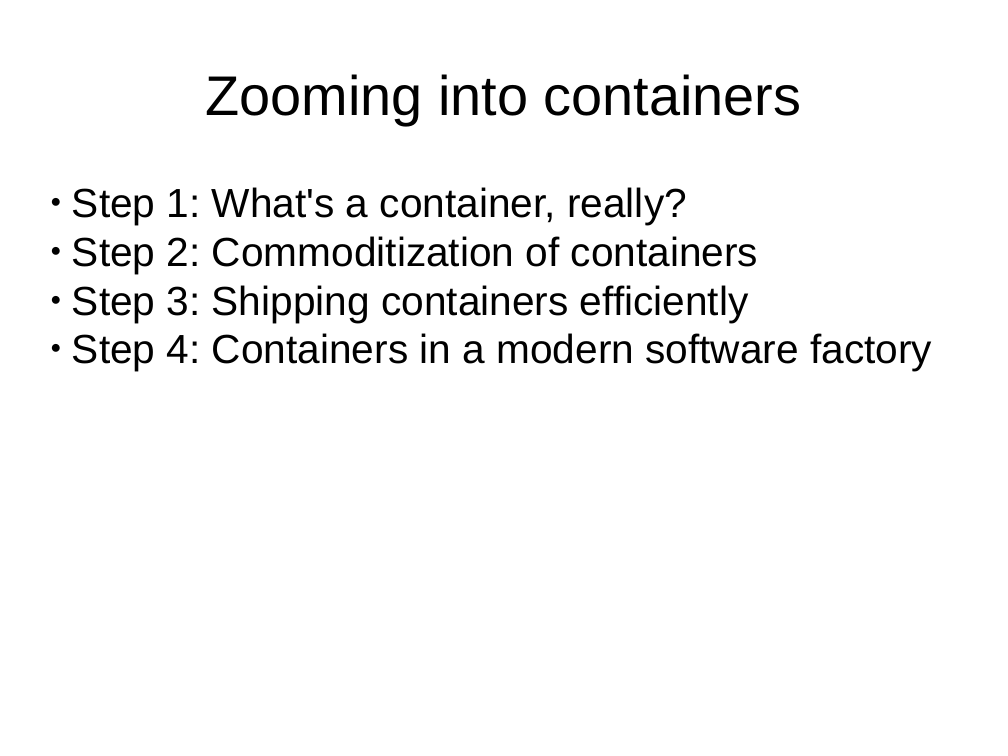
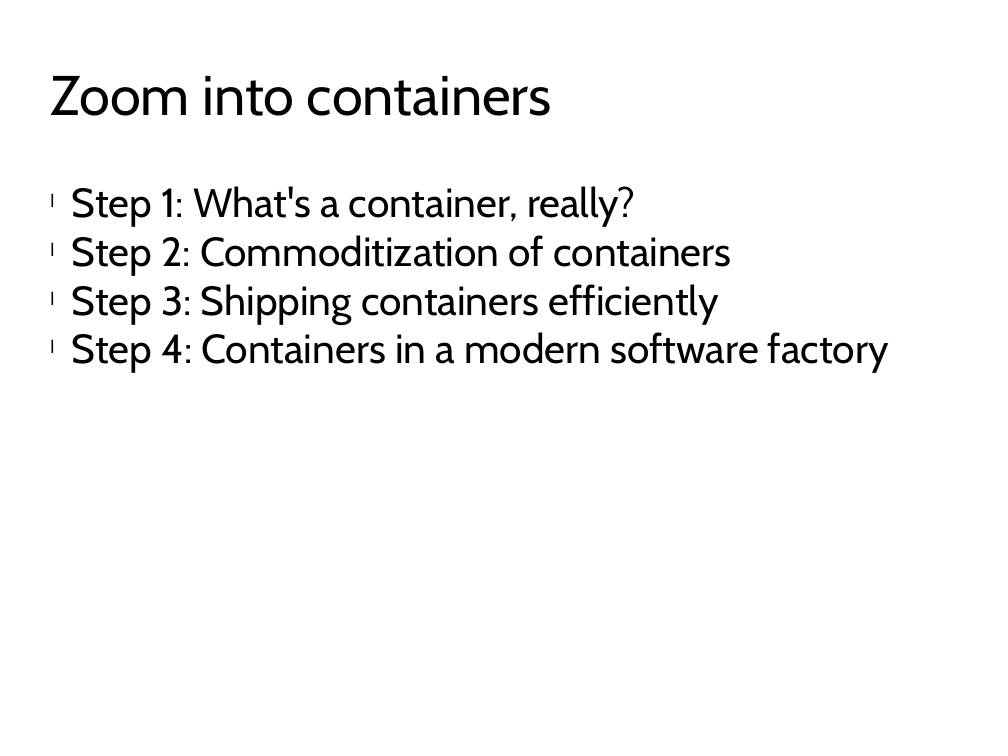
Before and after one commit to CodeChix-OpenSource/DockerIntro, a slide deck: slide 13 of slides/DockerIntro.pptx. Drawn at 1008x756 pixels with LibreOffice and Linux fonts; fonts in the diff are those of the drawing; background and template pictures are left out. Boxes give left, top, right and bottom in pixels: in the first picture for what was removed or moved away, otherwise in the second. Text is boxed around its words. In the diff, an @@ line names an element or a change of style, - is before the commit and + after.

```diff
--- a/slides/DockerIntro.pptx
+++ b/slides/DockerIntro.pptx
@@ text at bbox=[50, 76, 552, 116]: text changed; font Arial to Cabin @@
-Zooming into containers
+Zoom into containers
@@ text "Step 1: What's a container, ..." at bbox=[72, 186, 889, 373]: font Arial to Cabin; bullet ● to l @@
```
Also in this commit, not shown: 25 other slides changed.
